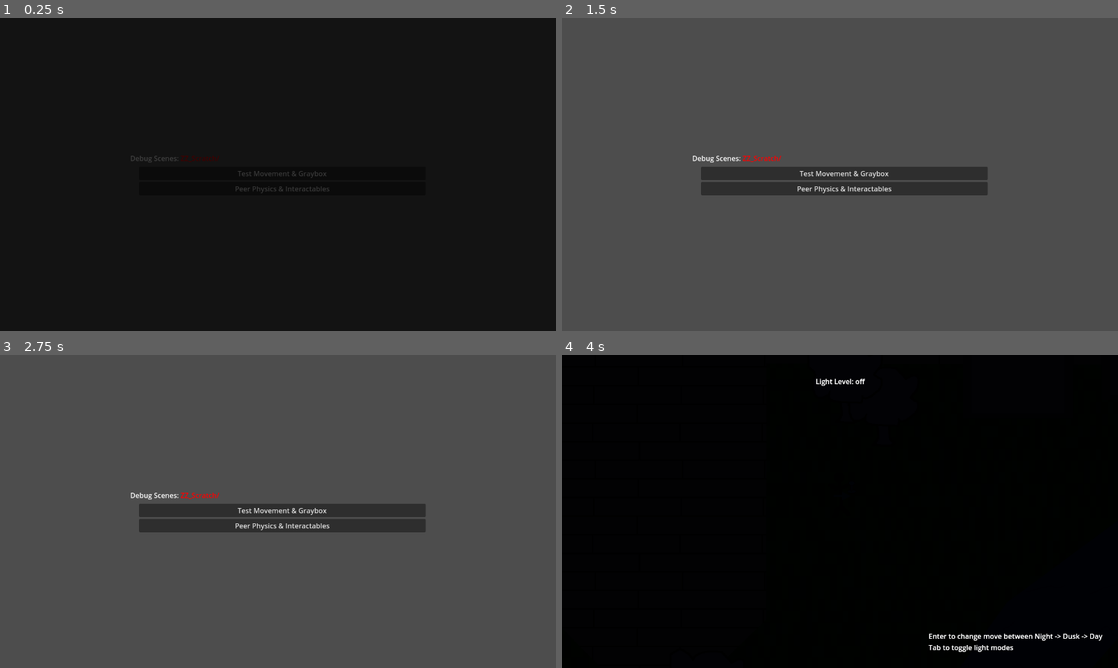
Above: before the commit, frames 1-4 (two rows, left to right).
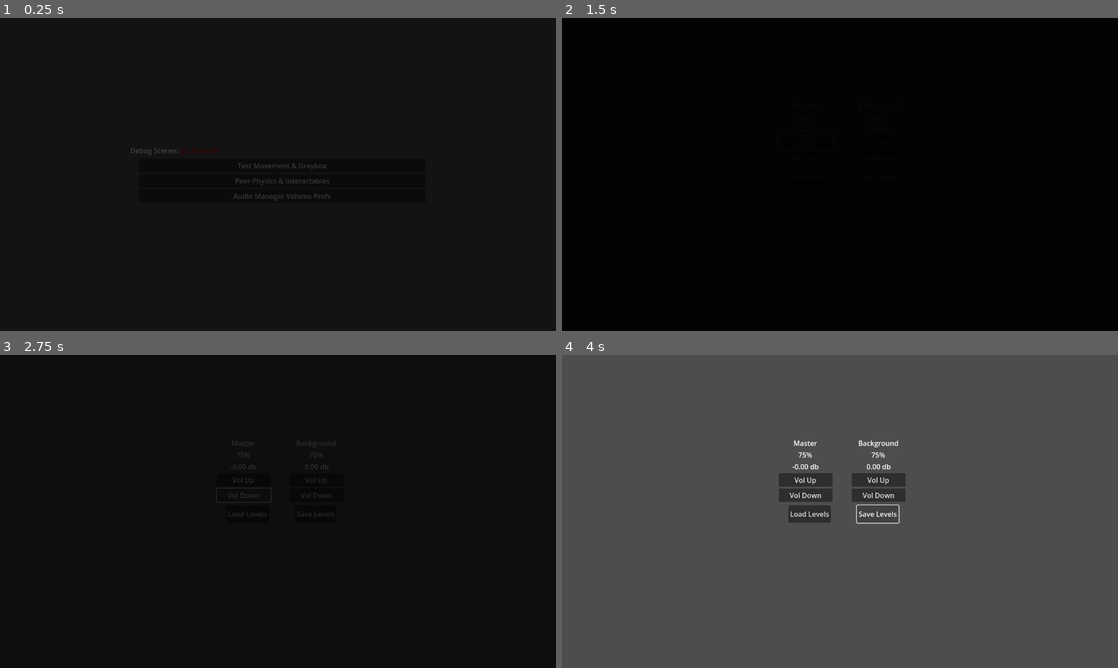
Above: after the commit, the same moments.

Repository: Small-Loan-Studio/TGO
Game: Godot game, scene res://Scenes/Driver.tscn
Two runs of this game, one before a commit and one after it. Both use one fixed random seed, a clock stepped at 60 frames per second and the inputs below.
Inputs (mouse positions are in pixels of both pictures, inside the frame that each line leads up to):
- Up to frame 1 (0.25 s): no input
- Up to frame 2 (1.5 s): click (845, 196) at 0.5 s, where only the run after the commit has a clickable "Audio Manager Volume Prefs"; click (806, 143) at 1.25 s, where only the run after the commit has a clickable "Vol Up"
- Up to frame 3 (2.75 s): click (244, 495) at 2 s, where only the run after the commit has a clickable "Vol Down"
- Up to frame 4 (4 s): click (812, 514) at 2.75 s, where only the run after the commit has a clickable "Load Levels"; click (878, 514) at 3.5 s, where only the run after the commit has a clickable "Save Levels"

The runs differ from the first frame. In frame 1, 0.5% of the frame differs, in the area x 23-60%, y 41-59%; in frame 2, 100%, in the area x 0-100%, y 0-100%; in frame 3, 100%; in frame 4, 100%.

Commit message:
add audio levels test scene

Diff:
--- a/Scripts/AudioManager.gd
+++ b/Scripts/AudioManager.gd
@@ -2,6 +2,8 @@
 extends Node
 
 const AUDIO_PREFS_PATH = "user://audio_prefs.dat"
+const DB_MIN: float = -25
+const DB_MAX: float = 8
 
 var cur_track: Enums.AudioTrack
 
@@ -114,24 +116,31 @@
 
 func _volume_to_db(level: float) -> float:
 	level = clampf(level, 0, 1)
-	return -80 + (level * 86)
+	var x := DB_MIN + (level * (DB_MAX - DB_MIN))
+	return x
 
 
 func _db_to_volume(db_level: float) -> float:
-	var vol := db_level + 80
-	return clampf(vol / 86, 0, 1)
+	var vol := clampf(db_level, DB_MIN, DB_MAX) - DB_MIN
+	return clampf(vol / (DB_MAX - DB_MIN), 0, 1)
 
 
 # TODO: Open question if disconnecting levels and db is a good idea. Originally
 # I did it because I thought it'd be easier to build options UIs around [0, 1]
-# than [-80, 6] but maybe that's dumb. TBD we can roll it back if needed
+# than [-80, 6] but maybe that's dumb. TBD we can roll it back if needed.
+# On the other hand I find this to be a better way to make our low-end correspond
+# to more useful levels than -80, -75, etc.
 
 
 ## Sets the volume level as a value 0->1 for a specific audio bus
-## handles converting into db internall
+## handles converting into db internally
 func set_level(bus: Enums.AudioBus, volume_pct: float) -> void:
 	var idx := Enums.audio_bus_index(bus)
 	var new_level := _volume_to_db(volume_pct)
+	if new_level <= DB_MIN:
+		new_level = -80
+	if new_level >= DB_MAX:
+		new_level = DB_MAX
 	AudioServer.set_bus_volume_db(idx, new_level)
 
 
--- a/Scripts/Driver.gd
+++ b/Scripts/Driver.gd
@@ -1,14 +1,15 @@
 class_name Driver
 extends Node2D
 
+@onready var audio_mgr: AudioManager = $AudioManager
+
 @onready var _menu_mgr: MenuManager = $OverlayManager/MenuManager
-@onready var _audio_mgr: AudioManager = $AudioManager
 @onready var _curtain := $OverlayManager/Curtain
 @onready var _world := $GameWorld
 
 func _ready() -> void:
 	_curtain.visible = true
-	_audio_mgr.play(Enums.AudioTrack.SKETCH_1, .75)
+	audio_mgr.play(Enums.AudioTrack.SKETCH_1, .75)
 	# call via deferred so we don't have await in the _ready path. I'm not
 	# sure that's a bad thing to do but it felt weird so here we are.
 	call_deferred('_post_ready')
@@ -18,12 +19,13 @@
 	await _curtain.fade_out(1)
 
 func request_debug_load(path:String) -> void:
-	var music_ready := _audio_mgr.play(Enums.AudioTrack.SKETCH_2, 2)
+	var music_ready := audio_mgr.play(Enums.AudioTrack.SKETCH_2, 2)
 	await _curtain.fade_in(1)
 
 	var new_scene_resource := load(path) as PackedScene
 	var new_scene := new_scene_resource.instantiate()
 	_world.add_child(new_scene)
+	new_scene.setup(self)
 	_menu_mgr.hide_menu(Enums.MenuType.DEBUG)
 
 	await music_ready
--- /dev/null
+++ b/ZZ_Scratch/AudioLevels/AudioLevels.gd
@@ -0,0 +1,56 @@
+extends Node2D
+
+var _audio_mgr: AudioManager = null
+
+@onready var master_val: Label = $CanvasLayer/Master/Value
+@onready var master_val_db: Label = $CanvasLayer/Master/ValueDB
+@onready var bgm_val: Label = $CanvasLayer/Background/Value
+@onready var bgm_val_db: Label = $CanvasLayer/Background/ValueDB
+
+func setup(driver: Driver) -> void:
+	_audio_mgr = driver.audio_mgr
+
+func _process(_delta: float) -> void:
+	if _audio_mgr != null:
+		var n: int = (_audio_mgr.get_level(Enums.AudioBus.MASTER) * 100) as int
+		master_val.text = str(n) + "%"
+		master_val_db.text = "%.2f db" % [
+			AudioServer.get_bus_volume_db(Enums.audio_bus_index(Enums.AudioBus.MASTER)),
+		]
+
+		var bg_n: int = (_audio_mgr.get_level(Enums.AudioBus.BACKGROUND_MUSIC) * 100) as int
+		bgm_val.text = str(bg_n) + "%"
+		bgm_val_db.text = "%.2f db" % [
+			AudioServer.get_bus_volume_db(Enums.audio_bus_index(Enums.AudioBus.BACKGROUND_MUSIC)),
+		]
+	else:
+		master_val.text = "!"
+		master_val_db.text = "!"
+		bgm_val.text = "!"
+		bgm_val_db.text = "!"
+
+func _up(bus: Enums.AudioBus) -> void:
+	var cur := _audio_mgr.get_level(bus)
+	_audio_mgr.set_level(bus, cur + .05)
+
+func _down(bus: Enums.AudioBus) -> void:
+	var cur := _audio_mgr.get_level(bus)
+	_audio_mgr.set_level(bus, cur - .05)
+
+func _master_up() -> void:
+	_up(Enums.AudioBus.MASTER)
+
+func _master_down() -> void:
+	_down(Enums.AudioBus.MASTER)
+
+func _bgm_up() -> void:
+	_up(Enums.AudioBus.BACKGROUND_MUSIC)
+
+func _bgm_down() -> void:
+	_down(Enums.AudioBus.BACKGROUND_MUSIC)
+
+func _level_save() -> void:
+	_audio_mgr.save_levels()
+
+func _levels_load() -> void:
+	_audio_mgr.load_levels()
--- /dev/null
+++ b/ZZ_Scratch/AudioLevels/AudioLevels.tscn
@@ -0,0 +1,96 @@
+[gd_scene load_steps=2 format=3 uid="uid://b46wx1tghu64y"]
+
+[ext_resource type="Script" path="res://ZZ_Scratch/AudioLevels/AudioLevels.gd" id="1_gv0fl"]
+
+[node name="AudioLevels" type="Node2D"]
+position = Vector2(0, 1)
+script = ExtResource("1_gv0fl")
+
+[node name="CanvasLayer" type="CanvasLayer" parent="."]
+
+[node name="Master" type="VBoxContainer" parent="CanvasLayer"]
+offset_left = 499.0
+offset_top = 191.0
+offset_right = 623.0
+offset_bottom = 311.0
+metadata/_edit_group_ = true
+
+[node name="Label" type="Label" parent="CanvasLayer/Master"]
+layout_mode = 2
+text = "Master"
+horizontal_alignment = 1
+vertical_alignment = 1
+
+[node name="Value" type="Label" parent="CanvasLayer/Master"]
+layout_mode = 2
+horizontal_alignment = 1
+vertical_alignment = 1
+
+[node name="ValueDB" type="Label" parent="CanvasLayer/Master"]
+layout_mode = 2
+horizontal_alignment = 1
+vertical_alignment = 1
+
+[node name="Up" type="Button" parent="CanvasLayer/Master"]
+layout_mode = 2
+text = "Vol Up"
+
+[node name="Down" type="Button" parent="CanvasLayer/Master"]
+layout_mode = 2
+text = "Vol Down"
+
+[node name="Background" type="VBoxContainer" parent="CanvasLayer"]
+offset_left = 667.0
+offset_top = 191.0
+offset_right = 791.0
+offset_bottom = 311.0
+metadata/_edit_group_ = true
+
+[node name="Label" type="Label" parent="CanvasLayer/Background"]
+layout_mode = 2
+text = "Background"
+horizontal_alignment = 1
+vertical_alignment = 1
+
+[node name="Value" type="Label" parent="CanvasLayer/Background"]
+layout_mode = 2
+horizontal_alignment = 1
+vertical_alignment = 1
+
+[node name="ValueDB" type="Label" parent="CanvasLayer/Background"]
+layout_mode = 2
+horizontal_alignment = 1
+vertical_alignment = 1
+
+[node name="Up" type="Button" parent="CanvasLayer/Background"]
+layout_mode = 2
+text = "Vol Up"
+
+[node name="Down" type="Button" parent="CanvasLayer/Background"]
+layout_mode = 2
+text = "Vol Down"
+
+[node name="HBoxContainer" type="HBoxContainer" parent="CanvasLayer"]
+offset_left = 521.0
+offset_top = 346.0
+offset_right = 775.0
+offset_bottom = 386.0
+theme_override_constants/separation = 60
+metadata/_edit_group_ = true
+
+[node name="LoadLevels" type="Button" parent="CanvasLayer/HBoxContainer"]
+layout_mode = 2
+text = "Load Levels
+"
+
+[node name="SaveLevels" type="Button" parent="CanvasLayer/HBoxContainer"]
+layout_mode = 2
+text = "Save Levels
+"
+
+[connection signal="pressed" from="CanvasLayer/Master/Up" to="." method="_master_up"]
+[connection signal="pressed" from="CanvasLayer/Master/Down" to="." method="_master_down"]
+[connection signal="pressed" from="CanvasLayer/Background/Up" to="." method="_bgm_up"]
+[connection signal="pressed" from="CanvasLayer/Background/Down" to="." method="_bgm_down"]
+[connection signal="pressed" from="CanvasLayer/HBoxContainer/LoadLevels" to="." method="_levels_load"]
+[connection signal="pressed" from="CanvasLayer/HBoxContainer/SaveLevels" to="." method="_level_save"]
--- a/ZZ_Scratch/Movement/TestMovement.gd
+++ b/ZZ_Scratch/Movement/TestMovement.gd
@@ -8,6 +8,11 @@
 func _ready() -> void:
 	if !_modulate.visible:
 		_modulate.visible = true
+
+
+func setup(_driver: Driver) -> void:
+	pass
+
 
 func _unhandled_input(_event: InputEvent) -> void:
 	if _event.is_action_pressed('ui_accept'):
@@ -29,6 +34,7 @@
 		lamp.energy = get_energy_target(_state)
 		_light_level_label.text = 'Light Level: ' + Enums.light_level_name(lamp.light_level)
 
+
 func get_target(state: int) -> Color:
 	match state:
 		0:
@@ -39,6 +45,7 @@
 			return Color.WHITE
 	return Color(.5, .5, .5)
 
+
 func get_energy_target(state: int) -> float:
 	match state:
 		0:
--- a/ZZ_Scratch/PeerPhysics/PeerPhysics.gd
+++ b/ZZ_Scratch/PeerPhysics/PeerPhysics.gd
@@ -9,3 +9,7 @@
 	_devin.visible = true
 	print(_marker.position)
 	print(_marker.global_position)
+
+
+func setup(_driver: Driver) -> void:
+	pass
--- a/ZZ_Scratch/ScratchScenes.gd
+++ b/ZZ_Scratch/ScratchScenes.gd
@@ -4,6 +4,7 @@
 const SCENES = {
 	"Test Movement & Graybox": "res://ZZ_Scratch/Movement/TestMovement.tscn",
 	"Peer Physics & Interactables": "res://ZZ_Scratch/PeerPhysics/PeerPhysics.tscn",
+	"Audio Manager Volume Prefs": "res://ZZ_Scratch/AudioLevels/AudioLevels.tscn",
 }
 
 ## Returns a dictionary that is String->String.[br]
